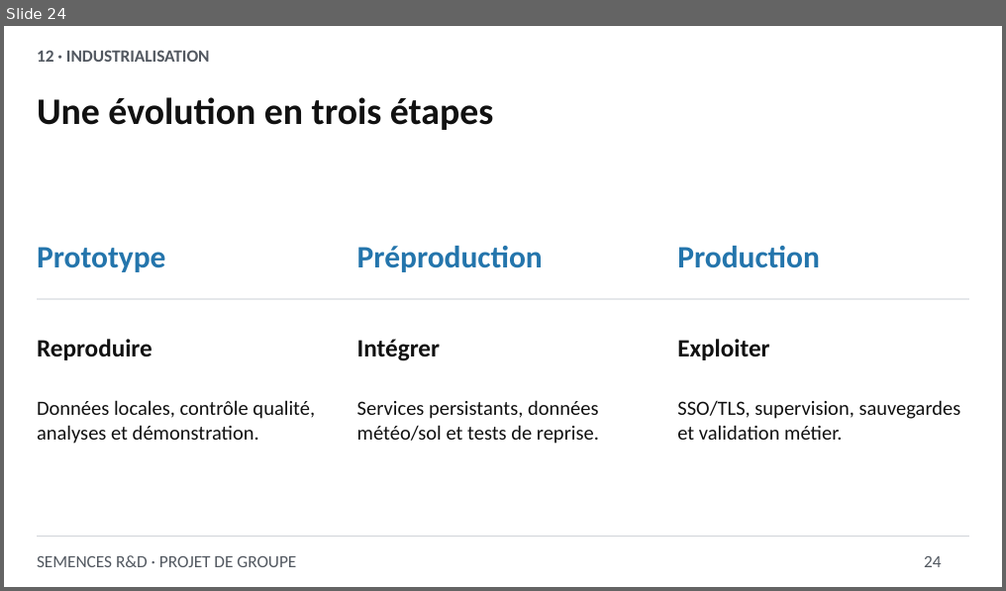
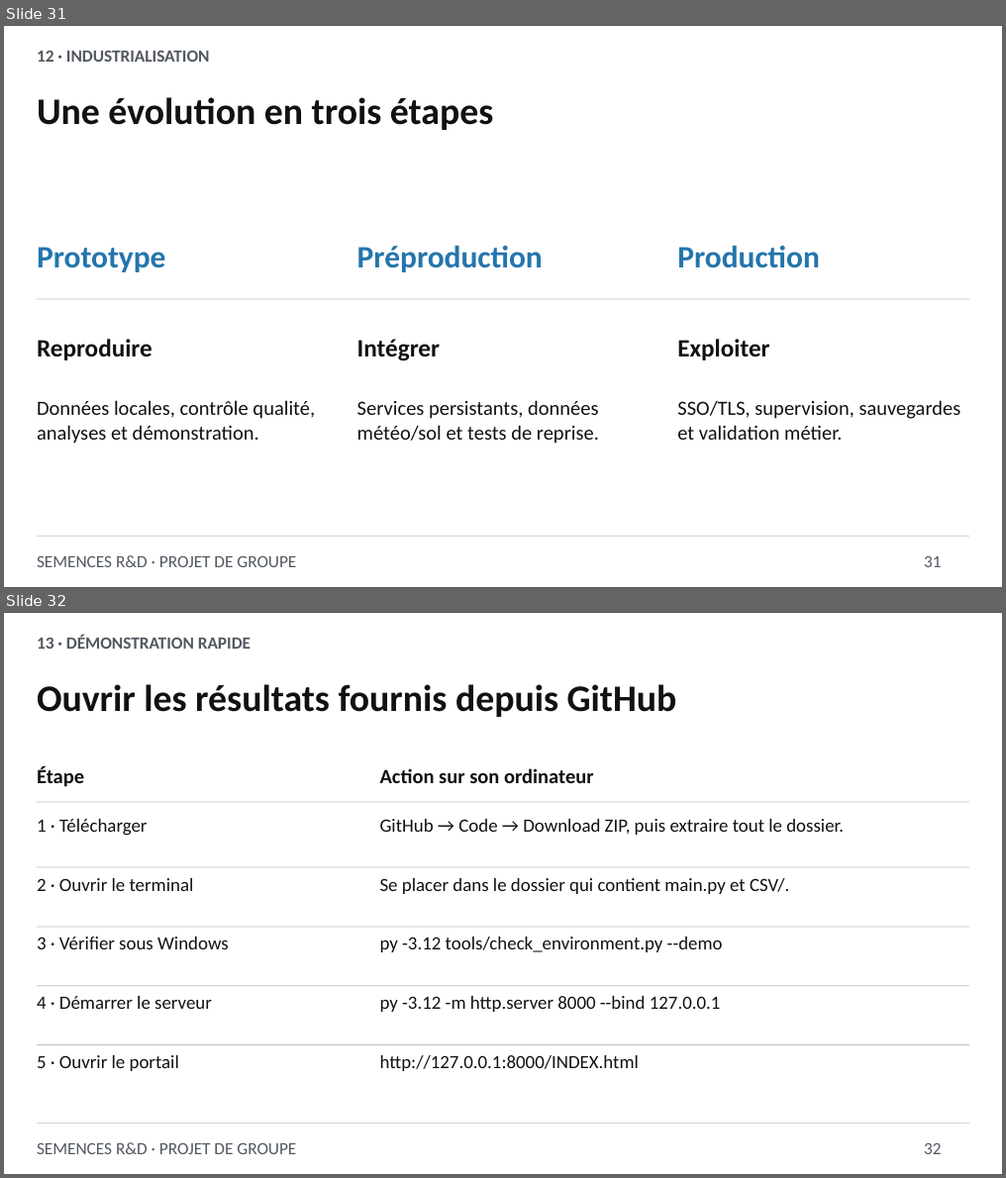
Before and after one commit to salaheddine003/semense, a slide deck: deliverables/presentation_semences.pptx. Shown one above the other, each under a label of ours: slide 24 before the commit, slides 31 and 32 after it. The pictures are 1006x591 and 1006x1178 pixels, drawn with LibreOffice and Linux fonts; fonts in the diff are those of the drawing. Boxes give left, top, right and bottom in pixels: in the first picture for what was removed or moved away, otherwise in the second. Text is boxed around its words. In the diff, an @@ line names an element or a change of style, - is before the commit and + after.

```diff
--- a/deliverables/presentation_semences.pptx
+++ b/deliverables/presentation_semences.pptx
@@ slide 32 added at bbox=[4, 613, 1002, 1174], background #FFFFFF @@
@@ text added at bbox=[37, 635, 251, 649], 16.5 pt, text #525860, bold @@
+13 · DÉMONSTRATION RAPIDE
@@ text added at bbox=[37, 684, 677, 717], 36 pt, text #111111, bold @@
+Ouvrir les résultats fournis depuis GitHub
@@ text added at bbox=[37, 766, 84, 787], 19.5 pt, text #111111, bold @@
+Étape
@@ text added at bbox=[380, 768, 594, 783], 19.5 pt, text #111111, bold @@
+Action sur son ordinateur
@@ rectangle added at bbox=[37, 802, 969, 802], fill #B8BCC4 @@
@@ text added at bbox=[37, 819, 148, 836], 18 pt, text #111111 @@
+1 · Télécharger
@@ text added at bbox=[380, 819, 844, 835], 18 pt, text #111111 @@
+GitHub → Code → Download ZIP, puis extraire tout le dossier.
@@ rectangle added at bbox=[37, 867, 969, 868], fill #B8BCC4 @@
@@ text added at bbox=[37, 878, 194, 891], 18 pt, text #111111 @@
+2 · Ouvrir le terminal
@@ text added at bbox=[380, 878, 789, 894], 18 pt, text #111111 @@
+Se placer dans le dossier qui contient main.py et CSV/.
@@ rectangle added at bbox=[37, 927, 969, 928], fill #B8BCC4 @@
@@ text added at bbox=[37, 937, 229, 950], 18 pt, text #111111 @@
+3 · Vérifier sous Windows
@@ text added at bbox=[380, 937, 723, 953], 18 pt, text #111111 @@
+py -3.12 tools/check_environment.py --demo
@@ rectangle added at bbox=[37, 986, 969, 986], fill #B8BCC4 @@
@@ text added at bbox=[37, 996, 212, 1009], 18 pt, text #111111 @@
+4 · Démarrer le serveur
@@ text added at bbox=[380, 996, 721, 1012], 18 pt, text #111111 @@
+py -3.12 -m http.server 8000 --bind 127.0.0.1
@@ rectangle added at bbox=[37, 1045, 969, 1046], fill #B8BCC4 @@
@@ text added at bbox=[37, 1056, 179, 1071], 18 pt, text #111111 @@
+5 · Ouvrir le portail
@@ text added at bbox=[380, 1056, 639, 1071], 18 pt, text #111111 @@
+http://127.0.0.1:8000/INDEX.html
@@ rectangle added at bbox=[37, 1123, 969, 1124], fill #B8BCC4 @@
@@ text added at bbox=[37, 1143, 296, 1155], 16.5 pt, text #525860 @@
+SEMENCES R&D · PROJET DE GROUPE
@@ text added at bbox=[924, 1144, 941, 1155], 16.5 pt, text #525860 @@
+32
@@ what was slide 24 is now slide 31 @@
@@ slide 31 changed as well @@
@@ text at bbox=[924, 557, 941, 568]: text changed @@
-24
+31
```
Also in this commit, not shown: 21 other slides changed, 13 other slides added, 2 other files.
